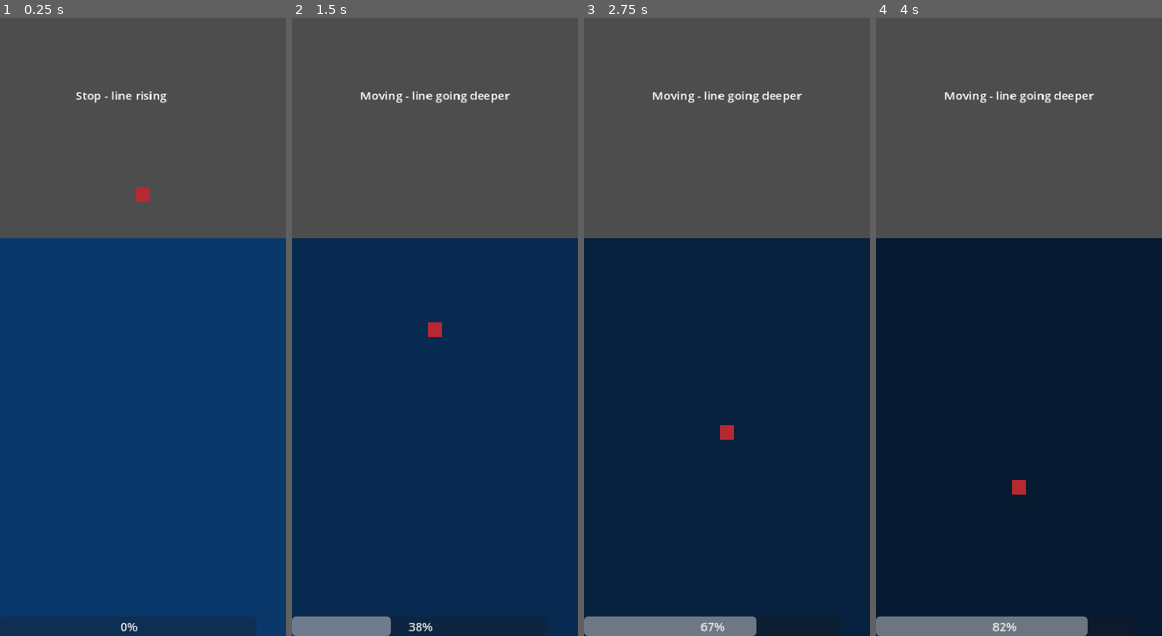
Above: before the commit, frames 1-4 (left to right).
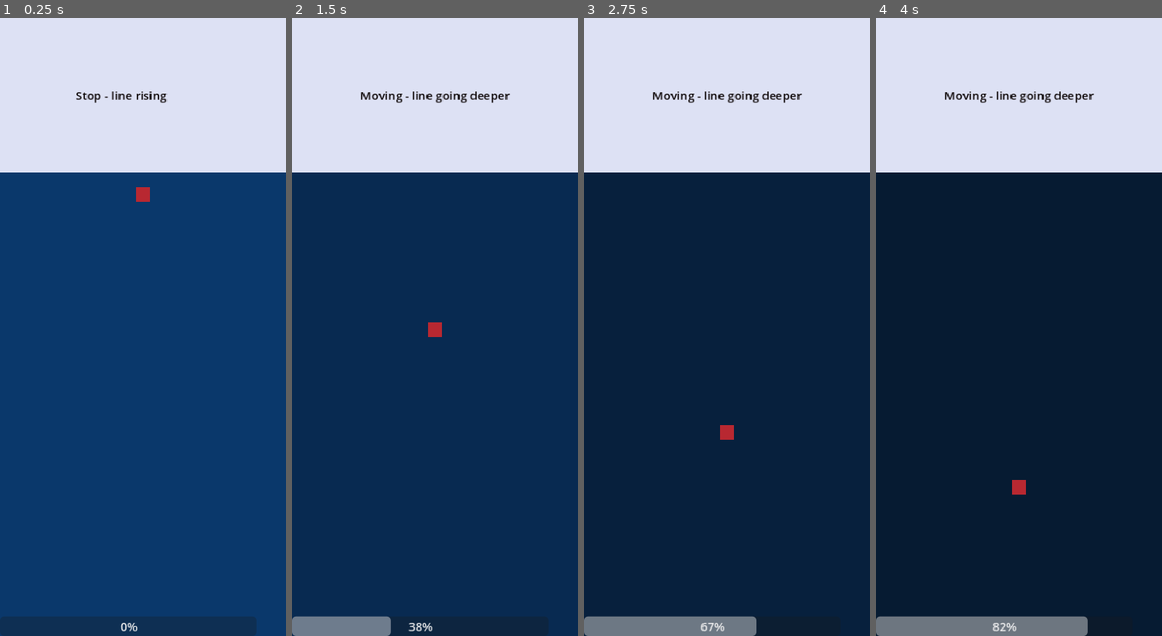
Above: after the commit, the same moments.

Repository: MarcelFedorV/Semester-IV-SensorProject
Game: Godot game, scene res://scenes/main.tscn
Same seed, same stepped clock (60 frames per second), same inputs: the game is played once before the commit and once after it.
Inputs (mouse positions are in pixels of both pictures, inside the frame that each line leads up to):
- Up to frame 1 (0.25 s): no input
- Up to frame 2 (1.5 s): tap Enter at 0.5 s; move the mouse to (497, 296) at 0.52 s; hold Right (ui_right) 0.53-1.28 s; click (497, 296) at 0.67 s; move the mouse to (377, 357) at 1.27 s; hold Down (ui_down) from 1.28 s (still down)
- Up to frame 3 (2.75 s): move the mouse to (755, 191) at 2.02 s; release Down (ui_down) at 2.03 s; hold Right (ui_right) from 2.03 s (still down)
- Up to frame 4 (4 s): move the mouse to (1004, 450) at 2.77 s; release Right (ui_right) at 2.78 s; hold Up (ui_up) 2.78-3.53 s; click (1004, 450) at 2.92 s; move the mouse to (1104, 419) at 3.52 s; hold Left (ui_left) from 3.53 s (still down)

The runs differ from the first frame. In frame 1, 35% of the frame differs, in the area x 0-100%, y 0-36%; in frame 2, 36%; in frame 3, 36%; in frame 4, 36%.

Commit message:
layout fix

Diff:
--- a/new-game-project/main.gd
+++ b/new-game-project/main.gd
@@ -29,17 +29,31 @@
 var is_touching = false
 
 func _ready():
-	# Get actual screen size
+	catch_reveal.visible = false
+	status_label.text = "Press arrow keys to move"
+	# Wait one frame for viewport to be fully initialized
+	await get_tree().process_frame
+	_setup_layout()
+
+func _setup_layout():
 	var viewport = get_viewport().get_visible_rect().size
 	screen_w = viewport.x
 	screen_h = viewport.y
 
-	catch_reveal.visible = false
-	status_label.text = "Press arrow keys to move"
+	# Fix background
+	$Background.position = Vector2(0, 0)
+	$Background.size = Vector2(screen_w, screen_h)
+	$Background.color = Color(0.868, 0.88, 0.955, 1.0)
 
-	# Set initial line start point to dock position
+	# Fix water
+	var water_start_y = screen_h * DOCK_Y_PCT
+	water.position = Vector2(0, water_start_y)
+	water.size = Vector2(screen_w, screen_h - water_start_y)
+
+	# Set line start
 	fishing_line.set_point_position(0, Vector2(screen_w * CENTER_X_PCT, screen_h * DOCK_Y_PCT))
 	fishing_line.set_point_position(1, Vector2(screen_w * CENTER_X_PCT, screen_h * DOCK_Y_PCT + 10))
+
 
 func _process(delta):
 	_handle_input()
--- a/new-game-project/scenes/main.tscn
+++ b/new-game-project/scenes/main.tscn
@@ -60,6 +60,7 @@
 offset_right = 92.5
 grow_horizontal = 2
 grow_vertical = 0
+theme_override_colors/font_color = Color(0.033016246, 0.008017216, 0.0078056874, 1)
 text = "Press UP arrow to move
 "
 
